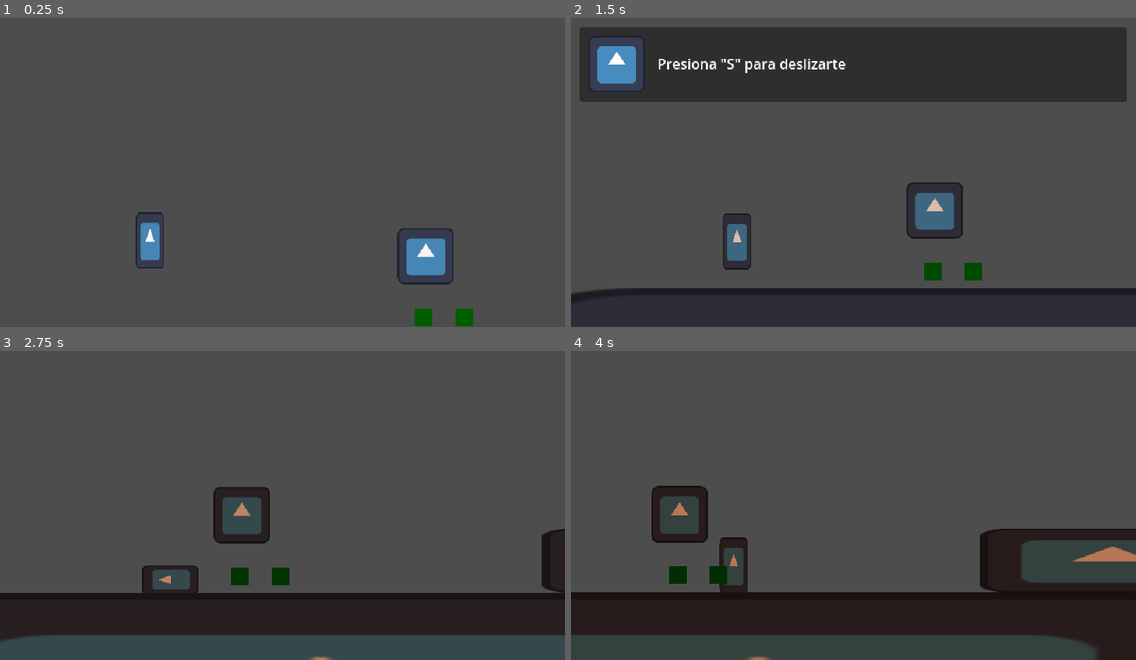
Above: before the commit, frames 1-4 (two rows, left to right).
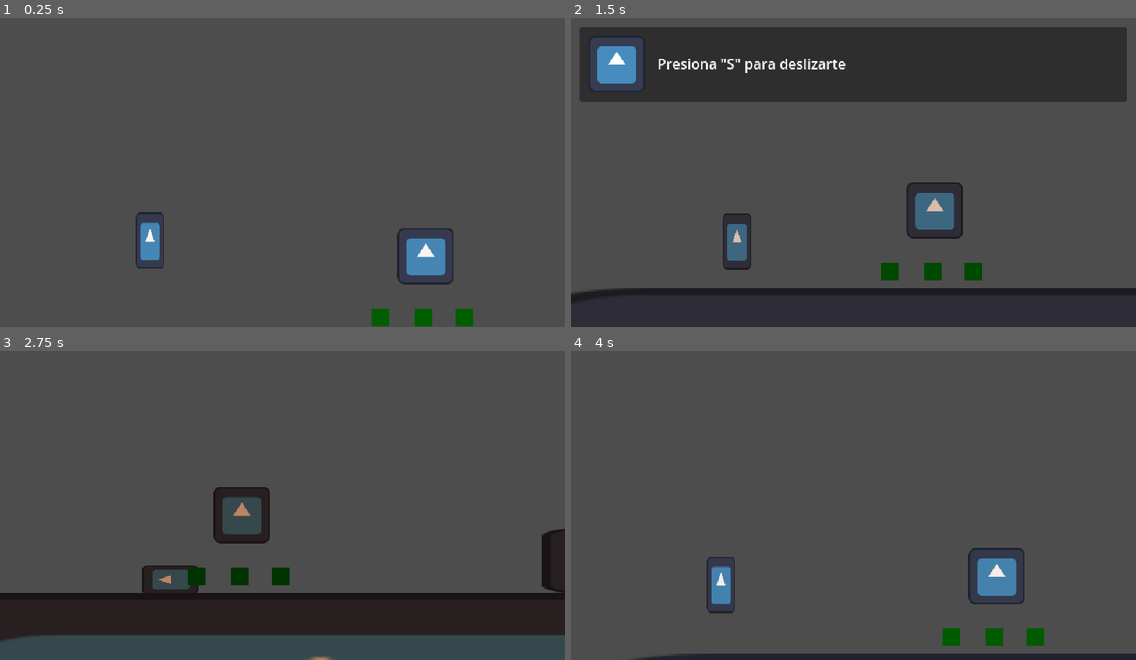
Above: after the commit, the same moments.

Repository: AlfredoCamarena/Protocolo-Ocaso
Game: Godot game, scene res://main/main.tscn
Same seed, same stepped clock (60 frames per second), same inputs: the game is played once before the commit and once after it. The engine's default icon, where the game draws it, is replaced by a stand-in: a white triangle on a blue panel in a dark square.
Inputs (mouse positions are in pixels of both pictures, inside the frame that each line leads up to):
- Up to frame 1 (0.25 s): no input
- Up to frame 2 (1.5 s): tap Enter at 0.5 s; hold S (slide) 0.53-1.28 s; tap Space (jump) at 0.77 s; tap S (slide) at 1.35 s
- Up to frame 3 (2.75 s): tap Space (jump) at 1.52 s; tap S (slide) at 2 s; hold S (slide) from 2.03 s (still down)
- Up to frame 4 (4 s): release S (slide) at 2.78 s; tap S (slide) at 2.85 s; tap Space (jump) at 3.02 s; click (830, 567) at 3.5 s, where only the run after the commit has a clickable "Volver a jugar"

The runs differ from the first frame. In frame 1, 0.2% of the frame differs, in the area x 65-69%, y 94-100%; in frame 2, 0.2%; in frame 3, 0.2%; in frame 4, 30%, in the area x 0-100%, y 43-100%.

Commit message:
Agrega pantalla de game over

Diff:
--- /dev/null
+++ b/UI/game_over_screen/game_over_screen.gd
@@ -0,0 +1,5 @@
+extends Control
+
+func _on_retry_button_pressed() -> void:
+	get_tree().paused = false
+	get_tree().call_deferred("reload_current_scene")
--- /dev/null
+++ b/UI/game_over_screen/game_over_screen.tscn
@@ -0,0 +1,60 @@
+[gd_scene load_steps=2 format=3 uid="uid://fkaptauc5mu0"]
+
+[ext_resource type="Script" uid="uid://bwcsmyx6yloba" path="res://UI/game_over_screen/game_over_screen.gd" id="1_4l40c"]
+
+[node name="GameOverScreen" type="Control"]
+layout_mode = 3
+anchors_preset = 15
+anchor_right = 1.0
+anchor_bottom = 1.0
+grow_horizontal = 2
+grow_vertical = 2
+script = ExtResource("1_4l40c")
+
+[node name="Panel" type="Panel" parent="."]
+layout_mode = 1
+anchors_preset = 15
+anchor_right = 1.0
+anchor_bottom = 1.0
+grow_horizontal = 2
+grow_vertical = 2
+
+[node name="VBoxContainer" type="VBoxContainer" parent="Panel"]
+layout_mode = 1
+anchors_preset = 8
+anchor_left = 0.5
+anchor_top = 0.5
+anchor_right = 0.5
+anchor_bottom = 0.5
+offset_left = -20.0
+offset_top = -20.0
+offset_right = 20.0
+offset_bottom = 20.0
+grow_horizontal = 2
+grow_vertical = 2
+
+[node name="GameOverLabel" type="Label" parent="Panel/VBoxContainer"]
+layout_mode = 2
+size_flags_horizontal = 4
+theme_override_font_sizes/font_size = 64
+text = "Game Over"
+
+[node name="MessageLabel" type="Label" parent="Panel/VBoxContainer"]
+layout_mode = 2
+size_flags_horizontal = 4
+theme_override_font_sizes/font_size = 32
+text = "No lograste salvar el mundo"
+
+[node name="HBoxContainer" type="HBoxContainer" parent="Panel/VBoxContainer"]
+layout_mode = 2
+size_flags_horizontal = 4
+
+[node name="RetryButton" type="Button" parent="Panel/VBoxContainer/HBoxContainer"]
+layout_mode = 2
+text = "Volver a jugar"
+
+[node name="ExitButton" type="Button" parent="Panel/VBoxContainer/HBoxContainer"]
+layout_mode = 2
+text = "Salir"
+
+[connection signal="pressed" from="Panel/VBoxContainer/HBoxContainer/RetryButton" to="." method="_on_retry_button_pressed"]
--- a/autoloads/event_bus.gd
+++ b/autoloads/event_bus.gd
@@ -6,3 +6,5 @@
 signal radio_message_show_requested(text: String)
 @warning_ignore("unused_signal")
 signal radio_message_hide_requested(text: String)
+@warning_ignore("unused_signal")
+signal player_died()
--- a/main/main.gd
+++ b/main/main.gd
@@ -1,15 +1,25 @@
 extends Node
+
+@onready var game_over_screen: Control = $UI/GameOverScreen
+
+func _game_over() -> void:
+	game_over_screen.visible = true
+	get_tree().paused = true
+
+
+func _ready() -> void:
+	EventBus.player_died.connect(func():
+		_game_over())
+
 
 func _on_animation_player_animation_finished(anim_name: StringName) -> void:
 	if anim_name == "DayCycle":
-		#TODO: Manejar fin del juego
-		print("Game Over")
+		_game_over()
 
 
 func _on_world_limits_body_entered(body: Node2D) -> void:
 	if body is Player:
-		#TODO: Manejar muerte por caida
-		get_tree().call_deferred("reload_current_scene")
+		_game_over()
 
 
 func _on_win_area_body_entered(body: Node2D) -> void:
--- a/main/main.tscn
+++ b/main/main.tscn
@@ -1,9 +1,10 @@
-[gd_scene load_steps=15 format=3 uid="uid://0qp0a5lge7rg"]
+[gd_scene load_steps=16 format=3 uid="uid://0qp0a5lge7rg"]
 
 [ext_resource type="PackedScene" uid="uid://d0owg7aispb6k" path="res://player/player.tscn" id="1_53q0u"]
 [ext_resource type="Script" uid="uid://bt554a6p708sd" path="res://main/main.gd" id="1_xwkvk"]
 [ext_resource type="PackedScene" uid="uid://dddfvdravsbp7" path="res://UI/radio_ui/radio_ui.tscn" id="2_kfbq2"]
 [ext_resource type="Texture2D" uid="uid://baehgce5k47sq" path="res://icon.svg" id="2_pjrb6"]
+[ext_resource type="PackedScene" uid="uid://fkaptauc5mu0" path="res://UI/game_over_screen/game_over_screen.tscn" id="3_4dugh"]
 [ext_resource type="PackedScene" uid="uid://5e4g1m5pdk26" path="res://zombie/zombie.tscn" id="4_c651c"]
 [ext_resource type="PackedScene" uid="uid://dt5i1r5j0vf04" path="res://radio_zone/radio_zone.tscn" id="5_3wy1v"]
 
@@ -65,6 +66,10 @@
 
 [node name="RadioUI" parent="UI" instance=ExtResource("2_kfbq2")]
 
+[node name="GameOverScreen" parent="UI" instance=ExtResource("3_4dugh")]
+process_mode = 2
+visible = false
+
 [node name="AnimationPlayer" type="AnimationPlayer" parent="."]
 libraries = {
 &"": SubResource("AnimationLibrary_c651c")
@@ -116,6 +121,9 @@
 [node name="Zombie2" parent="." instance=ExtResource("4_c651c")]
 position = Vector2(1030, 308)
 
+[node name="Zombie3" parent="." instance=ExtResource("4_c651c")]
+position = Vector2(840, 308)
+
 [node name="RadioZones" type="Node" parent="."]
 
 [node name="Slide" parent="RadioZones" instance=ExtResource("5_3wy1v")]
--- a/player/player.gd
+++ b/player/player.gd
@@ -21,6 +21,7 @@
 		match health_cmp.lives:
 			2: running_speed = default_speed - 50
 			1: running_speed = default_speed - 100
+			0: EventBus.player_died.emit()
 		)
 
 
Not shown, added: UI/game_over_screen/game_over_screen.gd.uid
